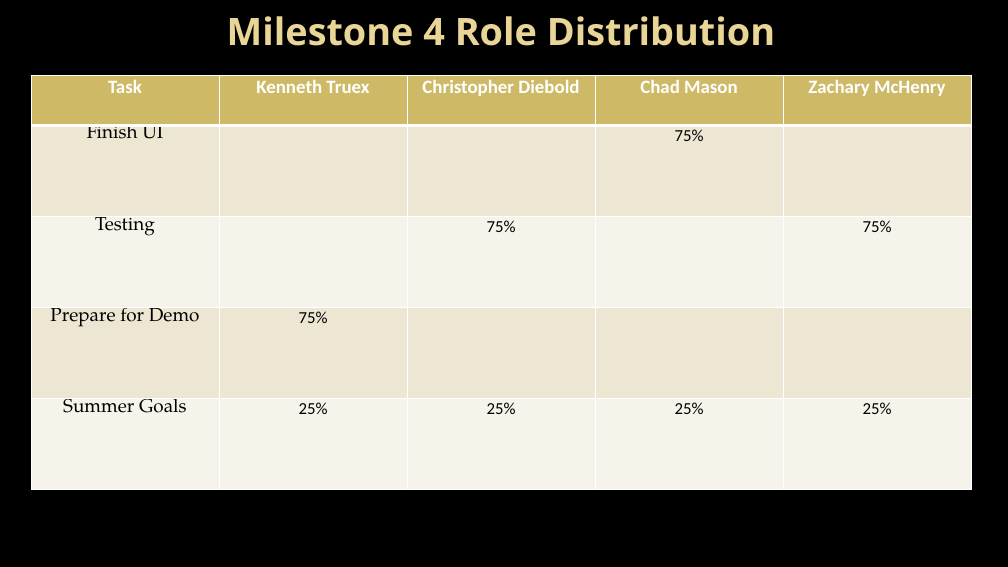
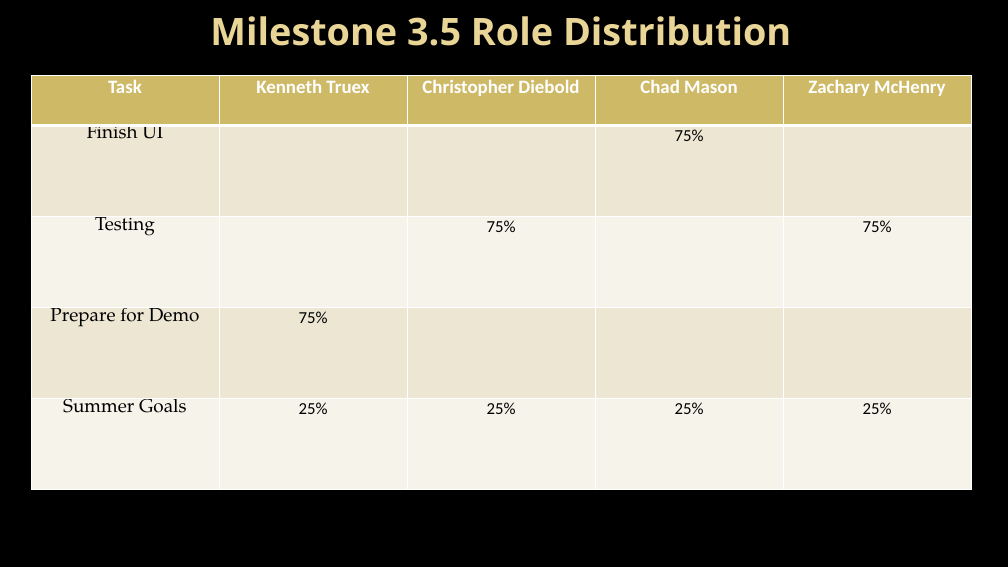
Before and after one commit to Topgun122104/SeniorProj, a slide deck: slide 11 of Documents/Presentations/Milestone 3 presentation.pptx. Drawn at 1008x567 pixels with LibreOffice and Linux fonts; fonts in the diff are those of the drawing; background and template pictures are left out. Boxes give left, top, right and bottom in pixels: in the first picture for what was removed or moved away, otherwise in the second. Text is boxed around its words. In the diff, an @@ line names an element or a change of style, - is before the commit and + after.

```diff
--- a/Documents/Presentations/Milestone 3 presentation.pptx
+++ b/Documents/Presentations/Milestone 3 presentation.pptx
@@ title at box(210, 16, 791, 46): text changed @@
-Milestone 4 Role Distribution
+Milestone 3.5 Role Distribution
```
Also in this commit, not shown: 3 other slides changed, 13 other files.
